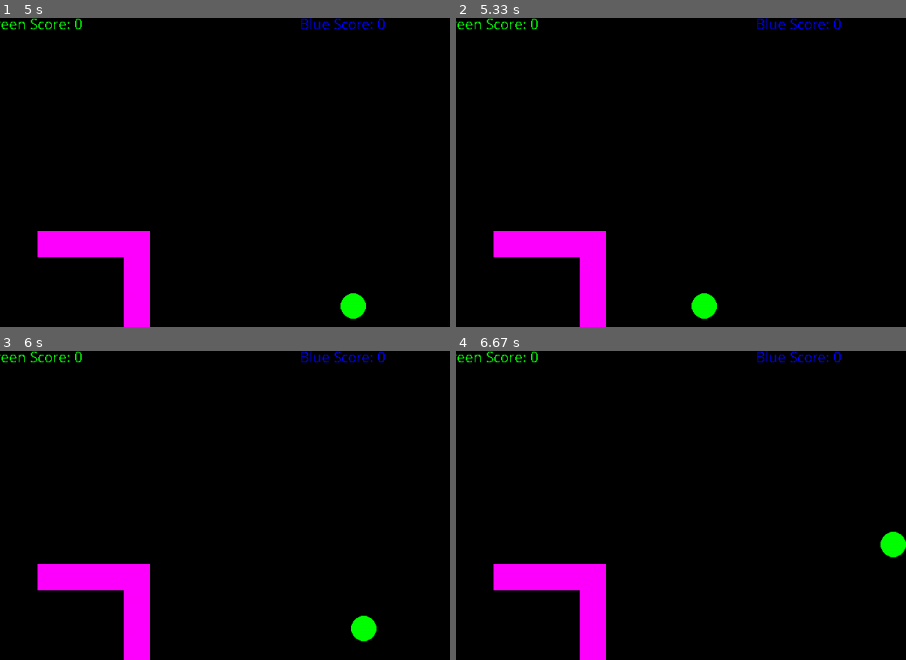
Above: before the commit, frames 1-4 (two rows, left to right).
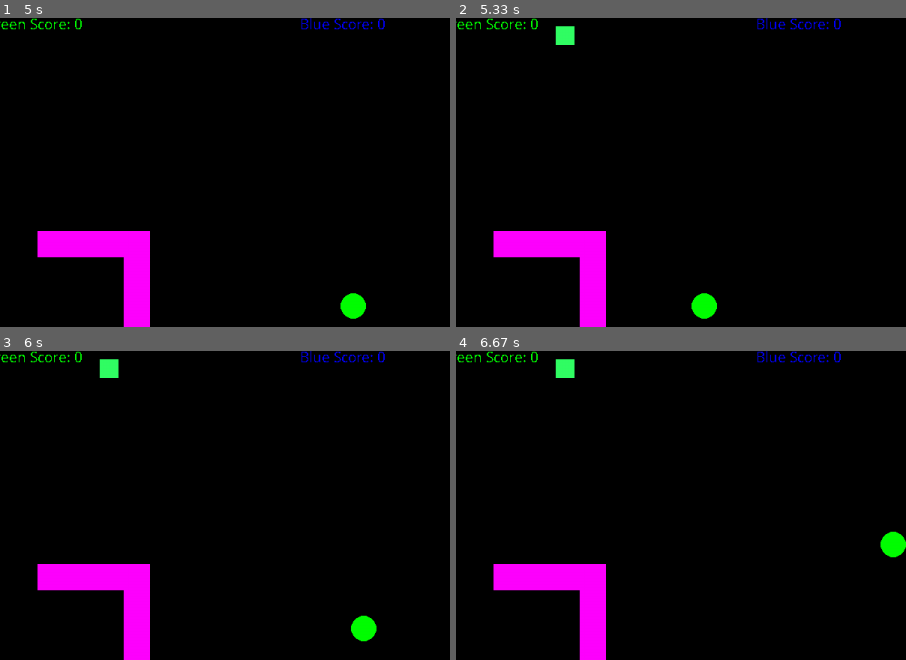
Above: after the commit, the same moments.

Repository: mcelrea/PyGameTag
Game: pygame game, started from Main.py
Same seed, same stepped clock (60 frames per second), same inputs: the game is played once before the commit and once after it.
Inputs:
- Up to frame 1 (5 s): hold W 0.33-0.8 s; hold Right 0.33-0.8 s; hold Right 0.83-1.3 s; hold D 0.83-1.3 s; tap J at 0.9, 1.2, 1.4, 1.73, 2.03, 2.23, 2.53, 2.8, 3.13, 3.43, 3.57, 3.97, 4.27, 4.63 s; tap I at 0.98, 2.32, 3.65 s; hold Up 1.33-1.63 s; hold W 1.33-1.63 s; tap K at 1.48, 2.88, 4.05 s; hold Right 1.67-2.13 s; hold D 1.67-2.13 s; hold Left 2.17-2.7 s; hold A 2.17-2.7 s; hold Down 2.73-3.03 s; hold S 2.73-3.03 s; hold Left 3.07-3.47 s; hold A 3.07-3.47 s; hold Up 3.5-3.87 s; hold W 3.5-3.87 s; hold Right 3.9-4.53 s; hold D 3.9-4.53 s; hold Down 4.57-4.93 s; hold S 4.57-4.93 s; hold Left from 4.97 s (still down); hold A from 4.97 s (still down)
- Up to frame 2 (5.33 s): keep holding Left; keep holding A; tap J at 5.03 s; tap I at 5.12 s
- Up to frame 3 (6 s): tap J at 5.33, 5.53, 5.83 s; release Left at 5.43 s; release A at 5.43 s; hold Right 5.47-5.93 s; hold D 5.47-5.93 s; tap K at 5.62 s; hold Up from 5.97 s (still down); hold W from 5.97 s (still down)
- Up to frame 4 (6.67 s): tap J at 6.03, 6.37 s; release Up at 6.27 s; release W at 6.27 s; hold Right from 6.3 s (still down); hold D from 6.3 s (still down); tap I at 6.45 s
The pictures show only the part of the screen within x 50-100%, y 2-52%; the shares and areas given below are measured in that part.

Frame 1 is identical in both runs. In frame 2, 0.3% of the frame differs, in the area x 22-27%, y 2-9%; in frame 3, 0.3%; in frame 4, 0.3%.

Commit message:
added reverse power down

Diff:
--- a/Main.py
+++ b/Main.py
@@ -25,9 +25,18 @@
 speedPowerY = 0
 speedOnScreenTime = 5000
 speedOnScreenDelay = 5000
-nextTimeOnScreen = 5000
+speedNextTimeOnScreen = 5000
 speedPowerAlive = False
 speedBoostAffectTime = 5000
+
+#reverse powerup variables
+reversePowerX = 0
+reversePowerY = 0
+reverseOnScreenTime = 5000
+reverseOnScreenDelay = 5000
+reverseNextTimeOnScreen = 5000
+reversePowerAlive = False
+reverseBoostAffectTime = 5000
 
 tagDelay = 1000 #1000 = 1 second
 nextTagAllowed = 1000
@@ -60,18 +69,62 @@
     for i in range(0,len(mapWalls),1):
         pygame.draw.rect(screen, (255,0,255), mapWalls[i], 0)
 
+def updateReversePowerUp():
+    global reversePowerAlive
+    global reversePowerX
+    global reversePowerY
+    global reverseNextTimeOnScreen
+    redHitBox = pygame.Rect(redPlayer[0] - 17, redPlayer[1] - 17, 34, 34)
+    blueHitBox = pygame.Rect(bluePlayer[0] - 17, bluePlayer[1] - 17, 34, 34)
+    greenHitBox = pygame.Rect(greenPlayer[0] - 17, greenPlayer[1] - 17, 34, 34)
+    reverseHitBox = pygame.Rect(reversePowerX, reversePowerY, 25, 25)
+    if reversePowerAlive == False:
+        if pygame.time.get_ticks() > reverseNextTimeOnScreen:
+            reversePowerAlive = True
+            reversePowerX = random.randint(0, 1150)
+            reversePowerY = random.randint(0, 850)
+    if reversePowerAlive == True:
+        if greenHitBox.colliderect(reverseHitBox):
+            redPlayer[14] = True #set that the player has a reverse boost
+            redPlayer[15] = pygame.time.get_ticks() #time stamp when the player go the reverse boost
+            bluePlayer[14] = True  # set that the player has a reverse boost
+            bluePlayer[15] = pygame.time.get_ticks()  # time stamp when the player go the reverse boost
+            reversePowerAlive = False
+            reverseNextTimeOnScreen = pygame.time.get_ticks() + reverseOnScreenDelay
+        elif blueHitBox.colliderect(reverseHitBox):
+            redPlayer[14] = True #set that the player has a reverse boost
+            redPlayer[15] = pygame.time.get_ticks() #time stamp when the player go the reverse boost
+            greenPlayer[14] = True  # set that the player has a reverse boost
+            greenPlayer[15] = pygame.time.get_ticks()  # time stamp when the player go the reverse boost
+            reversePowerAlive = False
+            reverseNextTimeOnScreen = pygame.time.get_ticks() + reverseOnScreenDelay
+        elif redHitBox.colliderect(reverseHitBox):
+            bluePlayer[14] = True #set that the player has a reverse boost
+            bluePlayer[15] = pygame.time.get_ticks() #time stamp when the player go the reverse boost
+            greenPlayer[14] = True  # set that the player has a reverse boost
+            greenPlayer[15] = pygame.time.get_ticks()  # time stamp when the player go the reverse boost
+            reversePowerAlive = False
+            reverseNextTimeOnScreen = pygame.time.get_ticks() + reverseOnScreenDelay
+        if pygame.time.get_ticks() > reverseNextTimeOnScreen+reverseOnScreenTime:
+            reversePowerAlive = False
+            reverseNextTimeOnScreen = pygame.time.get_ticks() + reverseOnScreenDelay
+
+def drawReversePowerUp():
+    if reversePowerAlive == True:
+        pygame.draw.rect(screen, (50,255,100),
+                         pygame.Rect(reversePowerX,reversePowerY,25,25))
 
 def updateSpeedPowerUp():
     global speedPowerAlive
     global speedPowerX
     global speedPowerY
-    global nextTimeOnScreen
+    global speedNextTimeOnScreen
     redHitBox = pygame.Rect(redPlayer[0] - 17, redPlayer[1] - 17, 34, 34)
     blueHitBox = pygame.Rect(bluePlayer[0] - 17, bluePlayer[1] - 17, 34, 34)
     greenHitBox = pygame.Rect(greenPlayer[0] - 17, greenPlayer[1] - 17, 34, 34)
     speedHitBox = pygame.Rect(speedPowerX, speedPowerY, 25, 25)
     if speedPowerAlive == False:
-        if pygame.time.get_ticks() > nextTimeOnScreen:
+        if pygame.time.get_ticks() > speedNextTimeOnScreen:
             speedPowerAlive = True
             speedPowerX = random.randint(0, 1150)
             speedPowerY = random.randint(0, 850)
@@ -81,22 +134,22 @@
             greenPlayer[12] = True #set that the player has a speed boost
             greenPlayer[13] = pygame.time.get_ticks() #time stamp when the player go the speed boost
             speedPowerAlive = False
-            nextTimeOnScreen = pygame.time.get_ticks() + speedOnScreenDelay
+            speedNextTimeOnScreen = pygame.time.get_ticks() + speedOnScreenDelay
         elif blueHitBox.colliderect(speedHitBox):
             bluePlayer[3] = 10 #set the increase the speed
             bluePlayer[12] = True #set that the player has a speed boost
             bluePlayer[13] = pygame.time.get_ticks() #time stamp when the player go the speed boost
             speedPowerAlive = False
-            nextTimeOnScreen = pygame.time.get_ticks() + speedOnScreenDelay
+            speedNextTimeOnScreen = pygame.time.get_ticks() + speedOnScreenDelay
         elif redHitBox.colliderect(speedHitBox):
             redPlayer[3] = 10 #set the increase the speed
             redPlayer[12] = True #set that the player has a speed boost
             redPlayer[13] = pygame.time.get_ticks() #time stamp when the player go the speed boost
             speedPowerAlive = False
-            nextTimeOnScreen = pygame.time.get_ticks() + speedOnScreenDelay
-        if pygame.time.get_ticks() > nextTimeOnScreen+speedOnScreenTime:
+            speedNextTimeOnScreen = pygame.time.get_ticks() + speedOnScreenDelay
+        if pygame.time.get_ticks() > speedNextTimeOnScreen+speedOnScreenTime:
             speedPowerAlive = False
-            nextTimeOnScreen = pygame.time.get_ticks() + speedOnScreenDelay
+            speedNextTimeOnScreen = pygame.time.get_ticks() + speedOnScreenDelay
 
 def drawSpeedPowerUp():
     if speedPowerAlive == True:
@@ -109,18 +162,32 @@
     oldy = player[1]
 
     pressed = pygame.key.get_pressed()
-    #check for up key being pressed
-    if pressed[player[7]]:
-        player[1] -= player[3]
-    # check for down key being pressed
-    if pressed[player[8]]:
-        player[1] += player[3]
-    #check for left key being pressed
-    if pressed[player[9]]:
-        player[0] -= player[3]
-    #check for right key being pressed
-    if pressed[player[10]]:
-        player[0] += player[3]
+    if player[14] == False: #if they should move correctly
+        #check for up key being pressed
+        if pressed[player[7]]:
+            player[1] -= player[3]
+        # check for down key being pressed
+        if pressed[player[8]]:
+            player[1] += player[3]
+        #check for left key being pressed
+        if pressed[player[9]]:
+            player[0] -= player[3]
+        #check for right key being pressed
+        if pressed[player[10]]:
+            player[0] += player[3]
+    else:
+        # check for up key being pressed
+        if pressed[player[7]]:
+            player[1] += player[3]
+        # check for down key being pressed
+        if pressed[player[8]]:
+            player[1] -= player[3]
+        # check for left key being pressed
+        if pressed[player[9]]:
+            player[0] += player[3]
+        # check for right key being pressed
+        if pressed[player[10]]:
+            player[0] -= player[3]
 
     #check for collision with walls
     collision = checkForCollision(player,map1Walls)
@@ -140,6 +207,9 @@
         if pygame.time.get_ticks() > player[13] + speedBoostAffectTime:
             player[12] = False #player no longer has speed boost
             player[3] = 7
+    if player[14] == True: #if they have reversed controls
+        if pygame.time.get_ticks() > player[15] + reverseBoostAffectTime:
+            player[14] = False #player no longer has speed boost
 
 def checkForTag():
     global nextTagAllowed
@@ -293,6 +363,7 @@
         checkForTag()
         updateScore()
         updateSpeedPowerUp()
+        updateReversePowerUp()
         updatePlayer(redPlayer)
         updatePlayer(bluePlayer)
         updatePlayer(greenPlayer)
@@ -300,6 +371,7 @@
         #draw all the graphics
         drawMap(map1Background, map1Walls)
         drawSpeedPowerUp()
+        drawReversePowerUp()
         drawPlayer(redPlayer)
         drawPlayer(greenPlayer)
         drawPlayer(bluePlayer)
